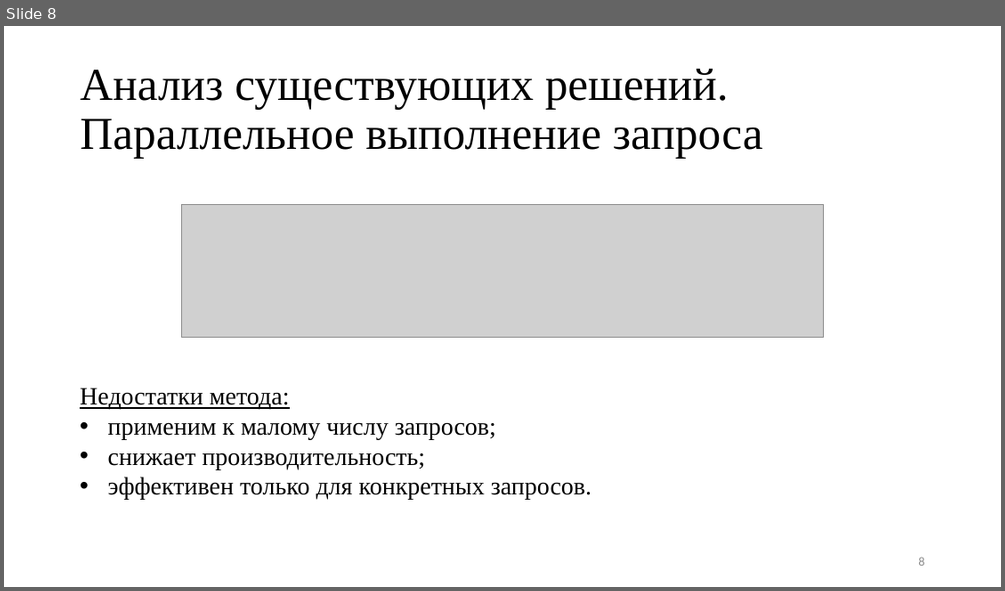
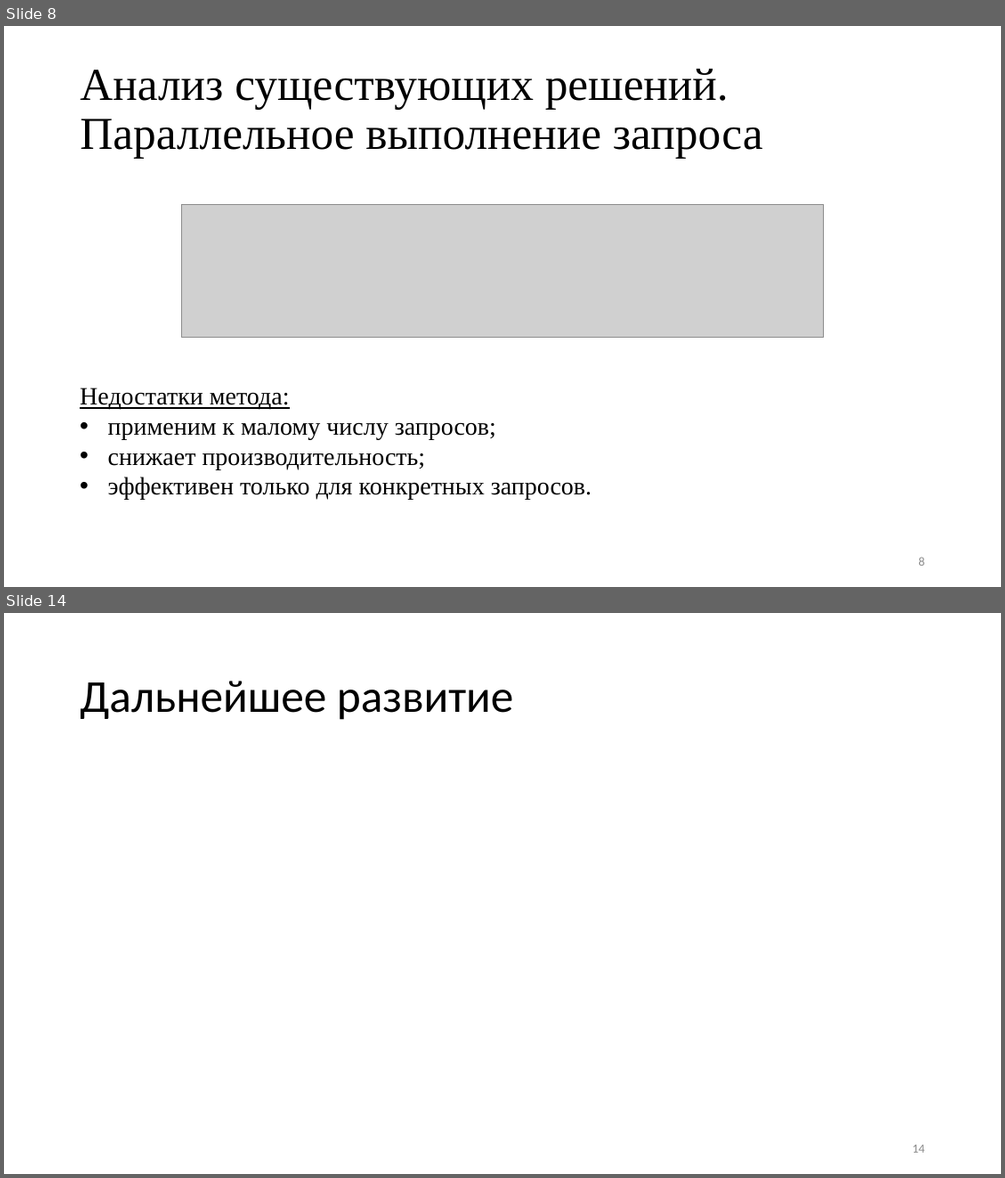
Before and after one commit to platosha-git/Diplom-theory, a slide deck: Презентация.pptx. Shown one above the other, each under a label of ours: slide 8 before the commit, slides 8 and 14 after it; the slides between them are not shown. The pictures are 1005x591 and 1005x1178 pixels, drawn with LibreOffice and Linux fonts; fonts in the diff are those of the drawing; grey boxes stand for pictures. Boxes give left, top, right and bottom in pixels: in the first picture for what was removed or moved away, otherwise in the second. Text is boxed around its words. In the diff, an @@ line names an element or a change of style, - is before the commit and + after.

```diff
--- a/Презентация.pptx
+++ b/Презентация.pptx
@@ slide 14 added at (4, 613, 1001, 1174), background #FFFFFF @@
@@ title added at (80, 681, 514, 720), 44 pt, text #000000 @@
+Дальнейшее развитие
@@ page number added at (912, 1144, 924, 1152), 12 pt, text #8C8C8C @@
+14
```
Also in this commit, not shown: 1 slide changed, 5 other slides added.
